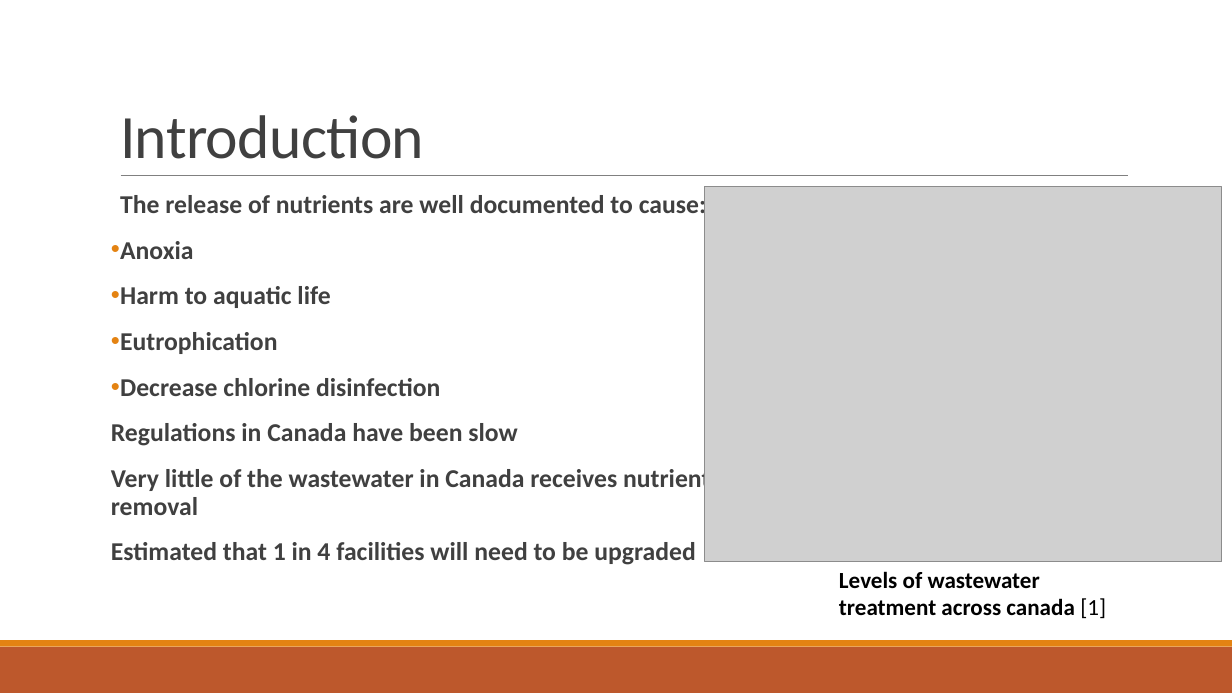
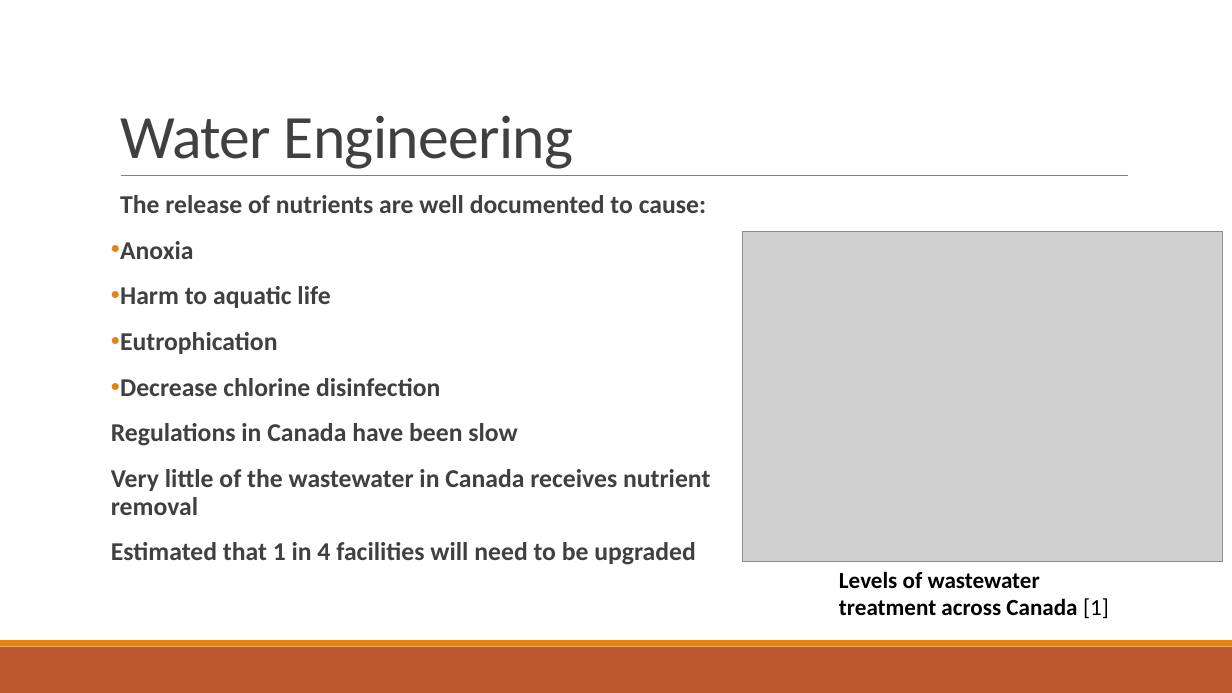
Before and after one commit to mark-edney/Thesis-Matlab, a slide deck: slide 3 of Thesis defense.pptx. Drawn at 1232x693 pixels with LibreOffice and Linux fonts; fonts in the diff are those of the drawing; grey boxes stand for pictures. Boxes give left, top, right and bottom in pixels: in the first picture for what was removed or moved away, otherwise in the second. Text is boxed around its words. In the diff, an @@ line names an element or a change of style, - is before the commit and + after.

```diff
--- a/Thesis defense.pptx
+++ b/Thesis defense.pptx
@@ title at box(120, 115, 574, 169): text changed @@
-Introduction
+Water Engineering
@@ picture: place and size @@
-picture at box(705, 187, 1223, 562)
+picture at box(743, 232, 1223, 563)
@@ text at box(839, 571, 1109, 618): text changed @@
-Levels of wastewater treatment across canada [1]
+Levels of wastewater treatment across Canada [1]
```
Also in this commit, not shown: 10 other slides changed.
